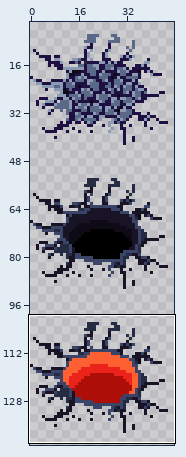
Sprite sheet, stored at assets/graphics/SpriteSheets/Interacts/hive_ARTI_Underworld-Respawns-Spritesheet.png. The first picture is a wide view before the edit; the outline marks the close-up.
Close-up. Before:
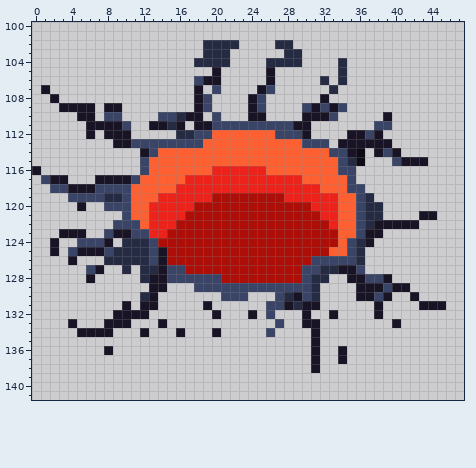
The file is 48x144 pixels. Shown: x 0..47, y 100..141. The wide view leaves out empty margins.
The result:
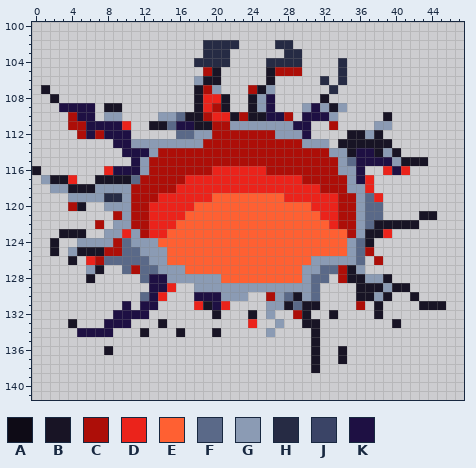
Palette (. is transparent): A #0e0b16  B #181425  C #ad0e08  D #eb231b  E #ff6032  F #5a6988  G #8b9bb4  H #262b44  J #3a4466  K #1e1043
The commit says: relocate unlocked drones & reworked respawn spritesheet
From old to new:
@@ x 0..47 @@
 104 ..................HHHH....HHHH....H.............
-105 ....................B.....B.......H.............
-106 ..................JBB.....B.....H.H.............
-107 .B................B.J....BJ......H..............
-108 ..B...............BJ....BJ......B...............
-109 ...BBBB.BB........BJ....BJ....JBJBJ.............
-110 .....BB.JJ....JJHBB.J...BB....BBBJ.....B........
-111 ......BBBBJ..BBHB.BBJJJJJJJJJBB.......JJ........
-112 ......B.BBB.....HHJJEEEEEEEJJJB....BBJB.........
-113 .........BBJJJJJJJJEEEEEEEEEEEJJJ.BBBBBB........
-114 ............BJEEEEEEEEEEEEEEEEEEEJJBA.BJB.......
-115 ............JEEEEEEEEEEEEEEEEEEEEEJHA...JBBB....
-116 B...........JEEEEEEEDDDDDDEEEEEEEEJJ............
-117 .JBB...BBBBJEEEEEDDDDDDDDDDDDDEEEEEJ............
-118 ..JJBBBJJJJEEEEEDDDDDDDDDDDDDDDDEEEJJ...........
-119 ....JJJJHHJEEEDDDDDDCCCCCCCCDDDDDDEEJH..........
-120 .....B..JJJEEDDDDDCCCCCCCCCCCCCDDDEEJHH.........
-121 ..........JEEDDDDCCCCCCCCCCCCCCCDDEEJHH....BB...
-122 .........JJJEDDDCCCCCCCCCCCCCCCCCDEEJHBBBBB.....
-123 ...BBB..JBBJJDDCCCCCCCCCCCCCCCCCCCEEJBB.........
-124 ..B..JJJB.HHHJCCCCCCCCCCCCCCCCCCCCEJHB..........
-125 ..B.JBBBJHHHHJBCCCCCCCCCCCCCCCCCCEEJH...........
-126 ....B...HHHHHJBCCCCCCCCCCCCCCCCJJJJJH...........
-127 ......JB..H.HHBJJCCCCCCCCCCCCCJJHHBBJ...........
-128 ......B.....HBBJJJJJJCCCCCCCCCJHH..BBJJB........
-129 .............BB...JJJJJJJJJJJJJH....BBBJBB......
-130 ............HB.......JJJ...JHBJH....BBJB..B.....
-131 ..........B.BB.....B......JJBHBB......B....BBB..
-132 .........BBBB.......B...B.J...B..B....B.........
-133 ....B...BBB...B............J..BB........B.......
-134 .....BBBB...B...B...B.....J....B................
+105 ...................CB.....BCCC....H.............
+106 ..................GBB.....B.....H.H.............
+107 .B................BCG...CBG......H..............
+108 ..B...............BDDB..BGK.....B...............
+109 ...KKKK.BB........BDCB..BGK...GKGBG.............
+110 ....CKK.GG....GGFBBCDDBCBBKKC.KKKG.....B........
+111 ....CCKKKKD..BBFKKBBCCGGGGGGGKK..C....GG........
+112 .....CKCKKK.....FFGGCCCCCCCGGGK....BBGB.........
+113 .........KKGGGGGGGGCCCCCCCCCCCGGG.BBBBBB........
+114 ..........KKKGCCCCCCCCCCCCCCCCCCCGGBKKBGB.......
+115 ...........KGCCCCCCCCCCCCCCCCCCCCCGFKKKKGBBB....
+116 B.......DKKKGCCCCCCCDDDDDDCCCCCCCCGGK..DKD......
+117 .GBBD..BBBBFCCCCCDDDDDDDDDDDDDCCCCCGKD..........
+118 ..GGBBBGGGGCCCCCDDDDDDDDDDDDDDDDCCCGGD..........
+119 ....GGGGHHGCCCDDDDDDEEEEEEEEDDDDDDCCGFD.........
+120 ....CB..GGGCCDDDDDEEEEEEEEEEEEEDDDCCGFF.........
+121 .........CGCCDDDDEEEEEEEEEEEEEEEDDCCGFF....BB...
+122 .......C.GGCCDDDEEEEEEEEEEEEEEEEEDCCGFBBBBB.....
+123 ...BBB..GGDGCDDEEEEEEEEEEEEEEEEEEEECGBBD........
+124 ..B..GGGGCFGGGEEEEEEEEEEEEEEEEEEEEEGFB..........
+125 ..B.GBBBCCFFGGGEEEEEEEEEEEEEEEEEEEEGFC..........
+126 ....B.DCFFFFFGGEEEEEEEEEEEEEEEEGGGGGF.C.........
+127 ......GB..FCFFGGGEEEEEEEEEEEEEGGFFCBG...........
+128 ......B.....FKKGGGGGGEEEEEEEEEGFF.CBBGGB........
+129 .............KKD..GGGGGGGGGGGGGF....BBBGBB......
+130 ............FKD...KKKGGG..CGFBGF....BBGB..B.....
+131 ..........K.KK....DBKD....GGBFBB....C.B....BBB..
+132 .........KKKK.......B...B.G..CB..B....B.........
+133 ....B...KKK...B.........D..G..BB........B.......
+134 .....KKKK...B...B...B.....G....B................
 135 ...............................B................
Boxes around the changes in both close-ups, in picture pixels (x1, y1, x2, y2):
changed: (41, 67, 410, 337)
